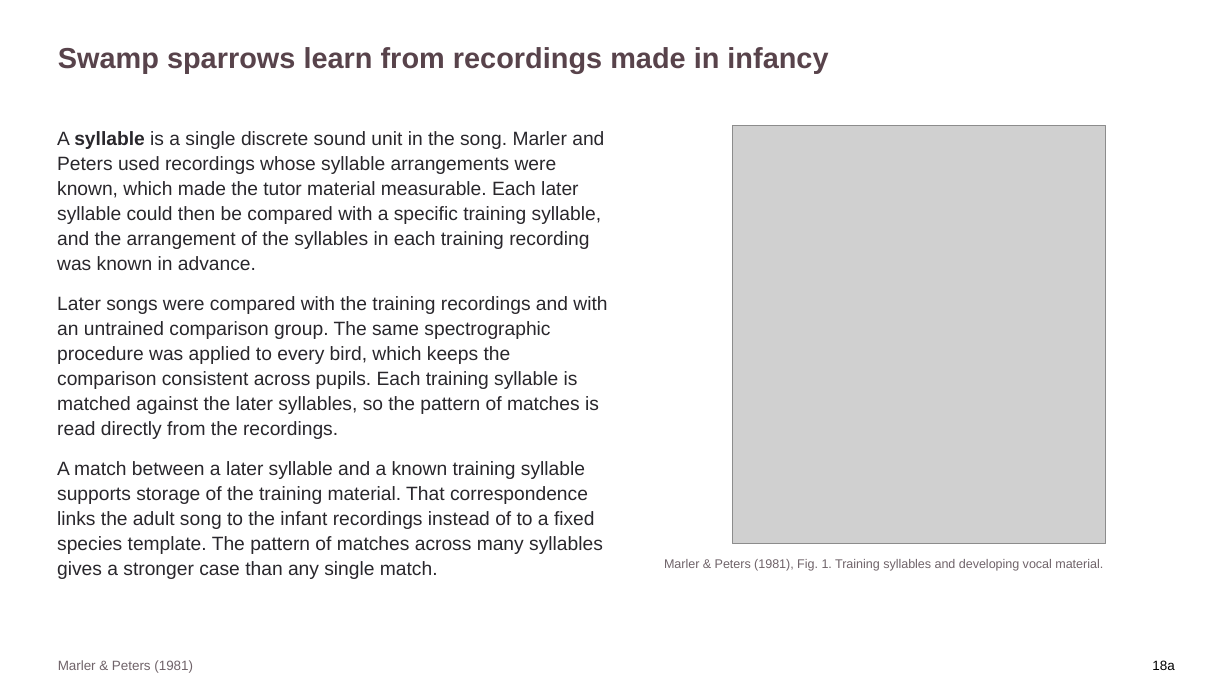
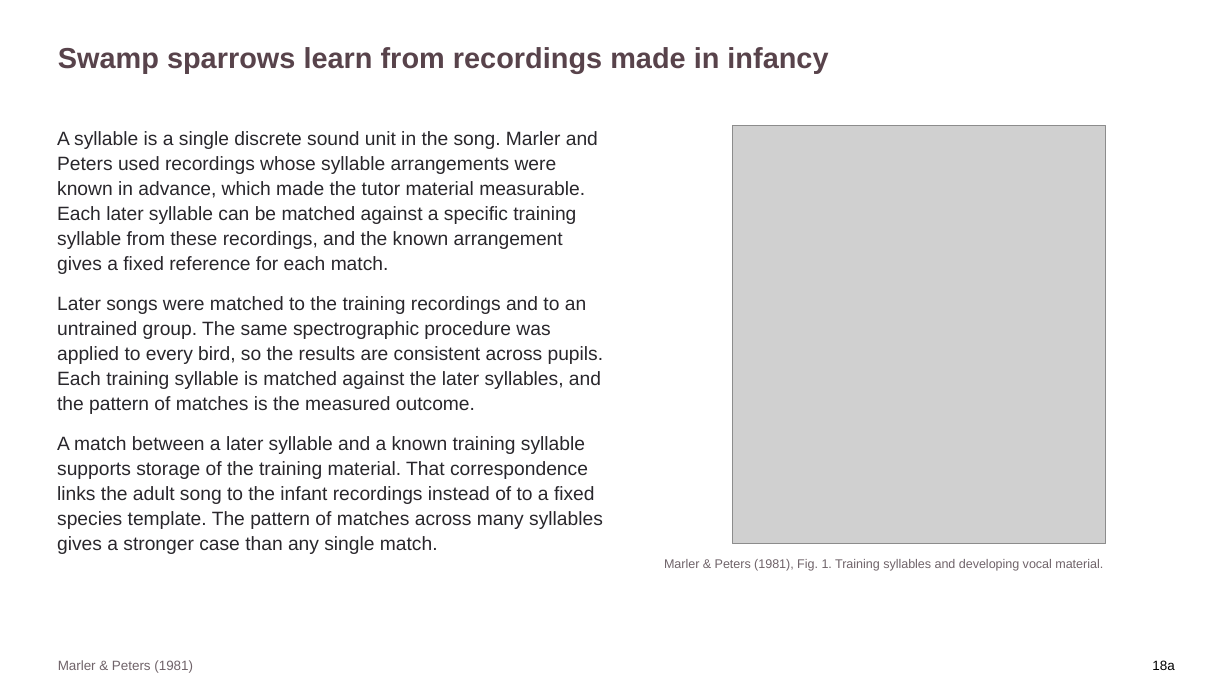
Before and after one commit to jordanxxlopez/NEUROETHOLOGY, a slide deck: slide 24 of scaffolded/Neuroethology_Lecture33_FA2026_SCAFFOLDED.pptx. Drawn at 1232x693 pixels with LibreOffice and Linux fonts; fonts in the diff are those of the drawing; grey boxes stand for pictures. Boxes give left, top, right and bottom in pixels: in the first picture for what was removed or moved away, otherwise in the second. Text is boxed around its words. In the diff, an @@ line names an element or a change of style, - is before the commit and + after.

```diff
--- a/scaffolded/Neuroethology_Lecture33_FA2026_SCAFFOLDED.pptx
+++ b/scaffolded/Neuroethology_Lecture33_FA2026_SCAFFOLDED.pptx
@@ text at <box>57,131,604,414</box>: text changed @@
-A syllable is a single discrete sound unit in the song. Marler and Peters used recordings whose syllable arrangements were known, which made the tutor material measurable. Each later syllable could then be compared with a specific training syllable, and the arrangement of the syllables in each training recording was known in advance.
-Later songs were compared with the training recordings and with an untrained comparison group. The same spectrographic procedure was applied to every bird, which keeps the comparison consistent across pupils. Each training syllable is matched against the later syllables, so the pattern of matches is read directly from the recordings.
+A syllable is a single discrete sound unit in the song. Marler and Peters used recordings whose syllable arrangements were known in advance, which made the tutor material measurable. Each later syllable can be matched against a specific training syllable from these recordings, and the known arrangement gives a fixed reference for each match.
+Later songs were matched to the training recordings and to an untrained group. The same spectrographic procedure was applied to every bird, so the results are consistent across pupils. Each training syllable is matched against the later syllables, and the pattern of matches is the measured outcome.
```
Also in this commit, not shown: 22 other slides changed, 4 other files.
